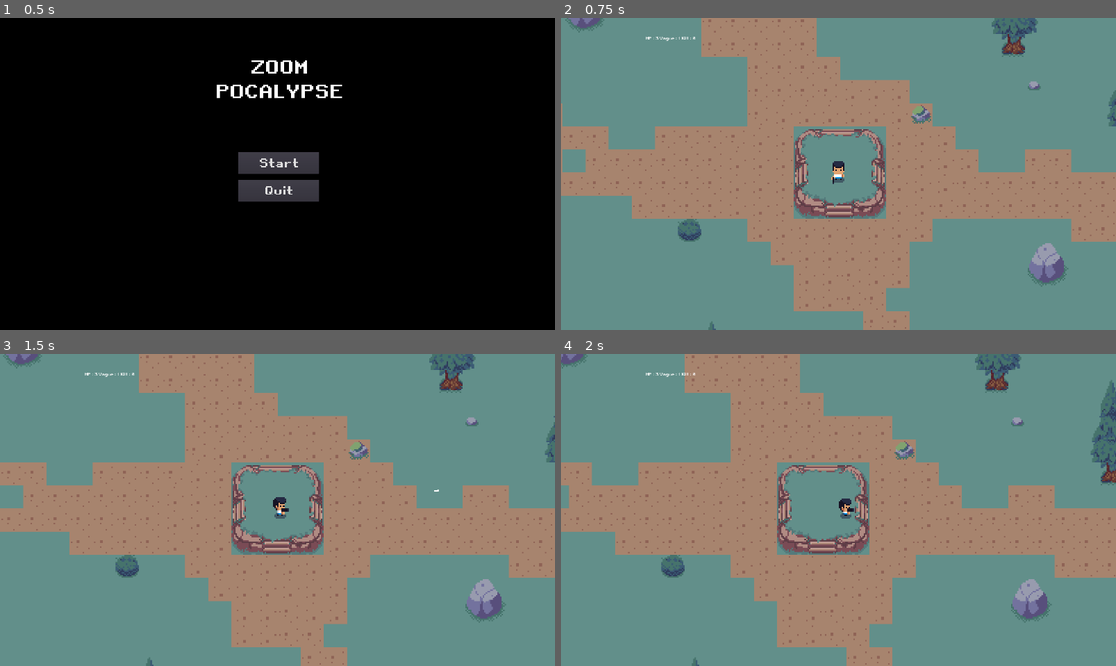
Above: before the commit, frames 1-4 (two rows, left to right).
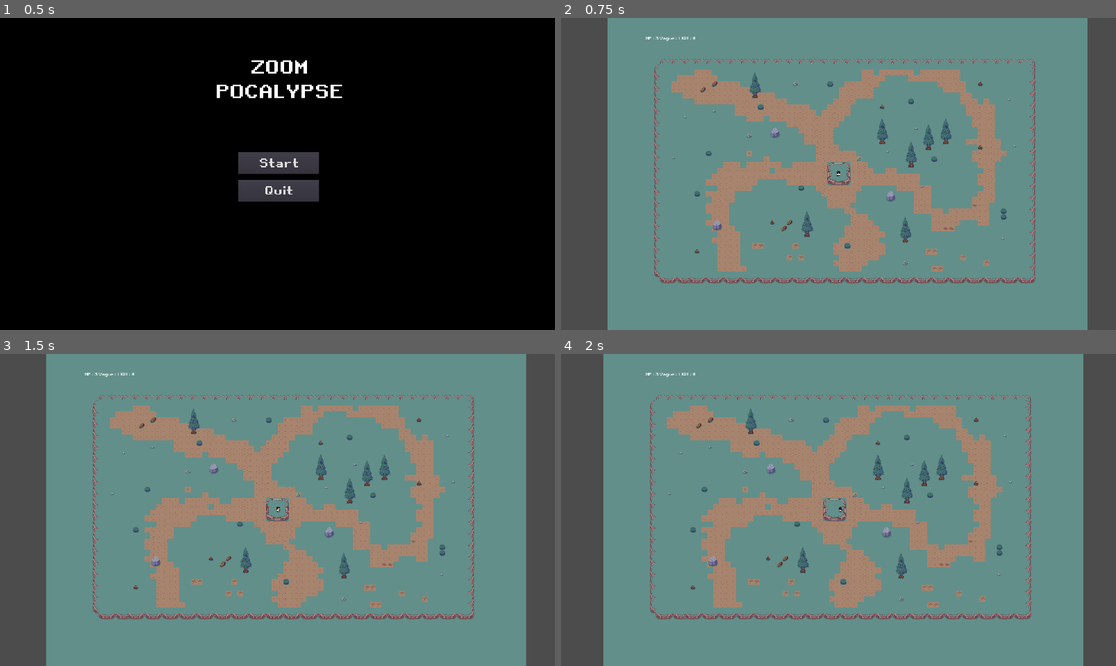
Above: after the commit, the same moments.

Repository: 0livierB3rgeron/Zoom_Apocalypse
Game: Godot game, scene res://scenes/Menu.tscn
Two runs of this game, one before a commit and one after it. Both use one fixed random seed, a clock stepped at 60 frames per second and the inputs below.
Inputs (mouse positions are in pixels of both pictures, inside the frame that each line leads up to):
- Up to frame 1 (0.5 s): no input
- Up to frame 2 (0.75 s): click "Start" at 0.5 s
- Up to frame 3 (1.5 s): move the mouse to (399, 494) at 1.27 s; press the mouse at (399, 494) at 1.28 s; hold D (move_right) from 1.28 s (still down)
- Up to frame 4 (2 s): keep holding D (move_right)

Frame 1 is identical in both runs. In frame 2, 52% of the frame differs, in the area x 0-100%, y 0-100%; in frame 3, 52%; in frame 4, 51%.

Commit message:
Modification Du spawn des ennemis

Diff:
--- a/scenes/Slime.tscn
+++ b/scenes/Slime.tscn
@@ -69,7 +69,7 @@
 [node name="AnimatedSprite" type="AnimatedSprite" parent="."]
 frames = SubResource( 7 )
 animation = "mouvement"
-frame = 2
+frame = 4
 playing = true
 
 [node name="CollisionShape2D" type="CollisionShape2D" parent="."]
@@ -78,5 +78,4 @@
 [node name="Death_timer" type="Timer" parent="."]
 one_shot = true
 
-[connection signal="tree_entered" from="." to="." method="_on_Slime_tree_entered"]
 [connection signal="timeout" from="Death_timer" to="." method="_on_Timer_timeout"]
--- a/scenes/SpawnPositions.tscn
+++ b/scenes/SpawnPositions.tscn
@@ -40,3 +40,9 @@
 
 [node name="spawn12" type="Position2D" parent="."]
 position = Vector2( 217, 526 )
+
+[node name="RespawnTimer" type="Timer" parent="."]
+wait_time = 5.0
+one_shot = true
+
+[connection signal="timeout" from="RespawnTimer" to="." method="_on_RespawnTimer_timeout"]
--- a/scenes/environement.tscn
+++ b/scenes/environement.tscn
@@ -523,7 +523,8 @@
 format = 1
 tile_data = PoolIntArray( -65536, 8, 0, -65534, 8, 0, -65532, 8, 0, -65530, 8, 0, -65528, 8, 0, -65526, 8, 0, -65524, 8 …(3528 unchanged characters)…
 
-[node name="WaveTimer" type="Timer" parent="."]
+[node name="WaveStartTimer" type="Timer" parent="."]
+wait_time = 3.0
 one_shot = true
 
-[connection signal="timeout" from="WaveTimer" to="." method="_on_WaveTimer_timeout"]
+[connection signal="timeout" from="WaveStartTimer" to="." method="_on_WaveStartTimer_timeout"]
--- a/scenes/player.tscn
+++ b/scenes/player.tscn
@@ -137,7 +137,6 @@
 [node name="AnimatedSprite" type="AnimatedSprite" parent="."]
 frames = SubResource( 1 )
 animation = "idle_down"
-frame = 3
 playing = true
 
 [node name="PlayerCollision" type="CollisionShape2D" parent="."]
@@ -147,7 +146,7 @@
 [node name="Camera2D" type="Camera2D" parent="."]
 position = Vector2( 0, 1 )
 current = true
-zoom = Vector2( 0.2, 0.2 )
+zoom = Vector2( 0.8, 0.8 )
 smoothing_enabled = true
 
 [node name="Atk_speed" type="Timer" parent="."]
--- a/scripts/Environement.gd
+++ b/scripts/Environement.gd
@@ -2,21 +2,31 @@
 
 var wave  = 1
 var pts = 0
+var ennemiKilled = 0
+var ennemiPerWave = 1
 onready var spawnerEnnemiWave = $SpawnPositions
-
-onready var timer = $WaveTimer
-onready var ennemis = get_children()
+onready var timer = $WaveStartTimer
 
 # Called when the node enters the scene tree for the first time.
 func _ready():
-	timer.start()# Replace with function
+	timer.start()
+
+func _process(delta):
+	if ennemiKilled >= ennemiPerWave:
+		_wave_manager()
 
 
-func _process(delta):
-	print(pts)
-
-func _on_WaveTimer_timeout():
-	spawnerEnnemiWave._spawnTheSlime()
 
 func _slimeDead():
 	pts += 1
+	ennemiKilled +=1
+
+func _wave_manager():
+	wave = wave+1
+	ennemiKilled=0
+	spawnerEnnemiWave._spawnWave(wave)
+	ennemiPerWave+=12
+
+
+func _on_WaveStartTimer_timeout():
+	spawnerEnnemiWave._spawnWave(wave)
--- a/scripts/Player.gd
+++ b/scripts/Player.gd
@@ -18,8 +18,7 @@
 onready var BULLET = preload("res://scenes/Projectile.tscn")
 onready var animated_body = $AnimatedSprite
 # Called when the node enters the scene tree for the first time.
-func _ready():
-	pass
+
 
 func _physics_process(_delta):
 	var direction = get_input()
--- a/scripts/SpawnPositions.gd
+++ b/scripts/SpawnPositions.gd
@@ -2,14 +2,25 @@
 
 var Ennemi = preload("res://scenes/Slime.tscn")
 onready var spawns = [$spawn1, $spawn2, $spawn3, $spawn4, $spawn5, $spawn6, $spawn7, $spawn8, $spawn9, $spawn10, $spawn11, $spawn12]
+onready var timer = $RespawnTimer
+var respawnPossible = true
+var current_wave
+var round_send = 0
+# Called when the node enters the scene tree for the first time.
+
+func _spawnWave(wave):
+	current_wave=wave
+	timer.start()
 
 
-# Called when the node enters the scene tree for the first time.
-func _ready():
-	pass # Replace with function body.
+func _on_RespawnTimer_timeout():
+	_wave()
+	current_wave -= 1
+	if(current_wave>0):
+		timer.start()
+		print("sending: ",current_wave)
 
-
-func _spawnTheSlime():
+func _wave():
 	for spawn in spawns:
 		var slime = Ennemi.instance()
 		slime.set("position", spawn.position)
Not shown, changed: assets/death animation/death1.png.import
Not shown, changed: assets/death animation/death2.png.import
Not shown, changed: assets/death animation/death3.png.import
Not shown, changed: assets/death animation/death4.png.import
Not shown, changed: assets/vilain/slime.png.import
